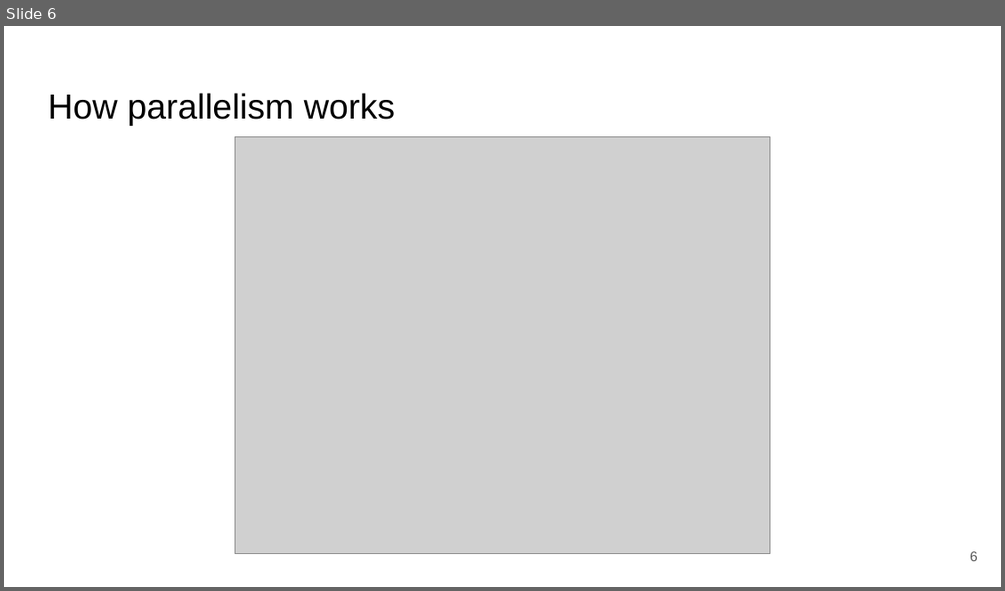
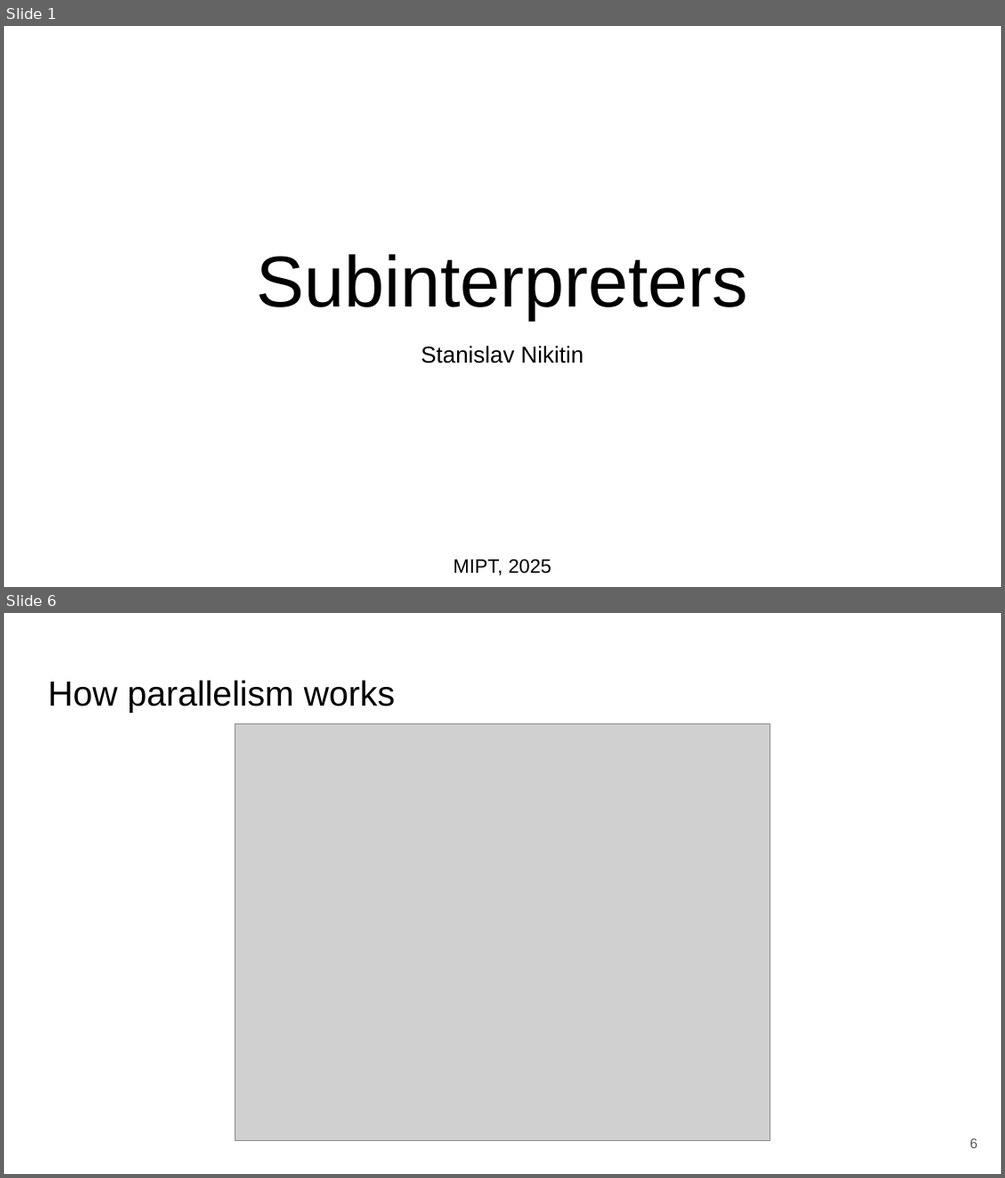
Before and after one commit to SSStas/mipt-python-course, a slide deck: subinterpreters_project/Subinterpreters.pptx. Shown one above the other, each under a label of ours: slide 6 before the commit, slides 1 and 6 after it; the slides between them are not shown. The pictures are 1005x591 and 1005x1178 pixels, drawn with LibreOffice and Linux fonts; fonts in the diff are those of the drawing; grey boxes stand for pictures. Boxes give left, top, right and bottom in pixels: in the first picture for what was removed or moved away, otherwise in the second. Text is boxed around its words. In the diff, an @@ line names an element or a change of style, - is before the commit and + after.

Commit message:
Fixed presentation; added subinterpreters isolation check

```diff
--- a/subinterpreters_project/Subinterpreters.pptx
+++ b/subinterpreters_project/Subinterpreters.pptx
@@ slide 1 added at (4,26,1001,587), background #FFFFFF @@
@@ title added at (257,254,748,319), 52 pt, text #000000 @@
+Subinterpreters
@@ text added at (421,346,584,363), 16.6 pt, text #000000 @@
+Stanislav Nikitin
@@ text added at (453,558,551,575), 14 pt, text #000000 @@
+MIPT, 2025
```
Also in this commit, not shown: 19 slides changed, 2 other slides added, 1 slide removed, 7 other files.
